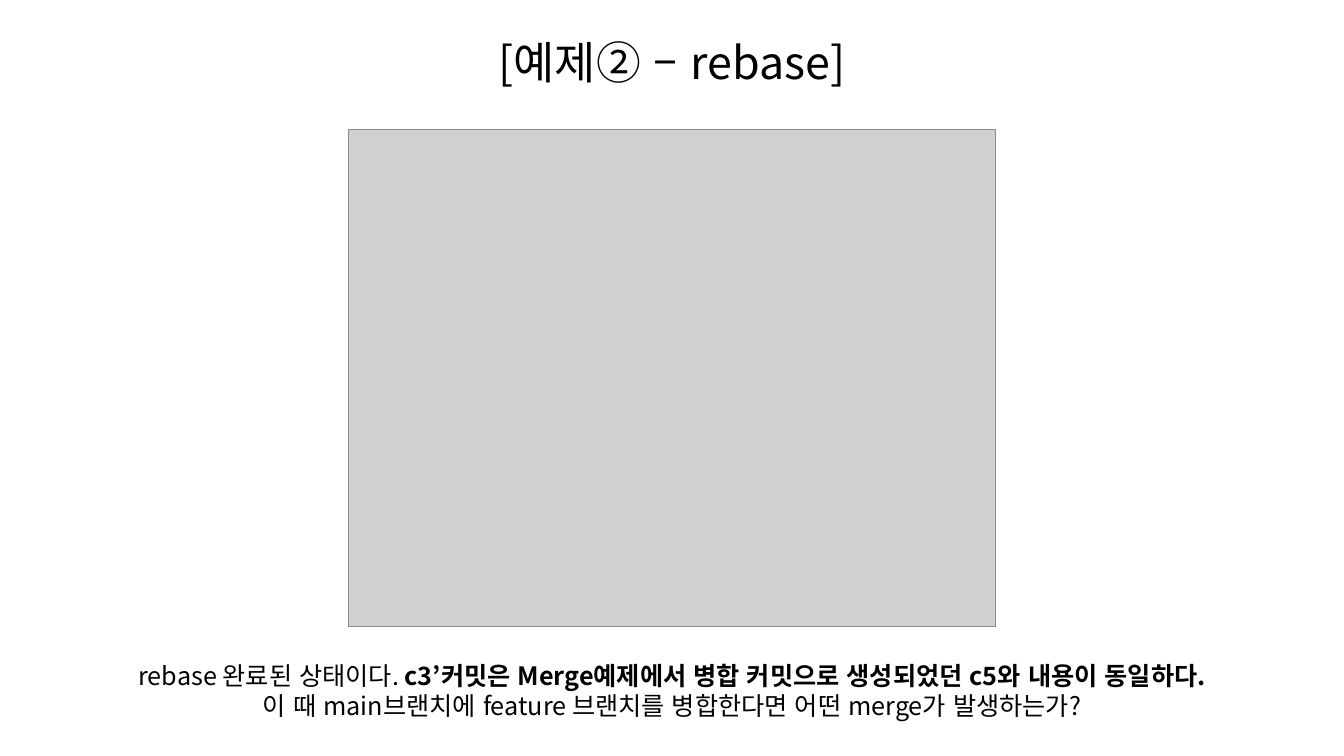
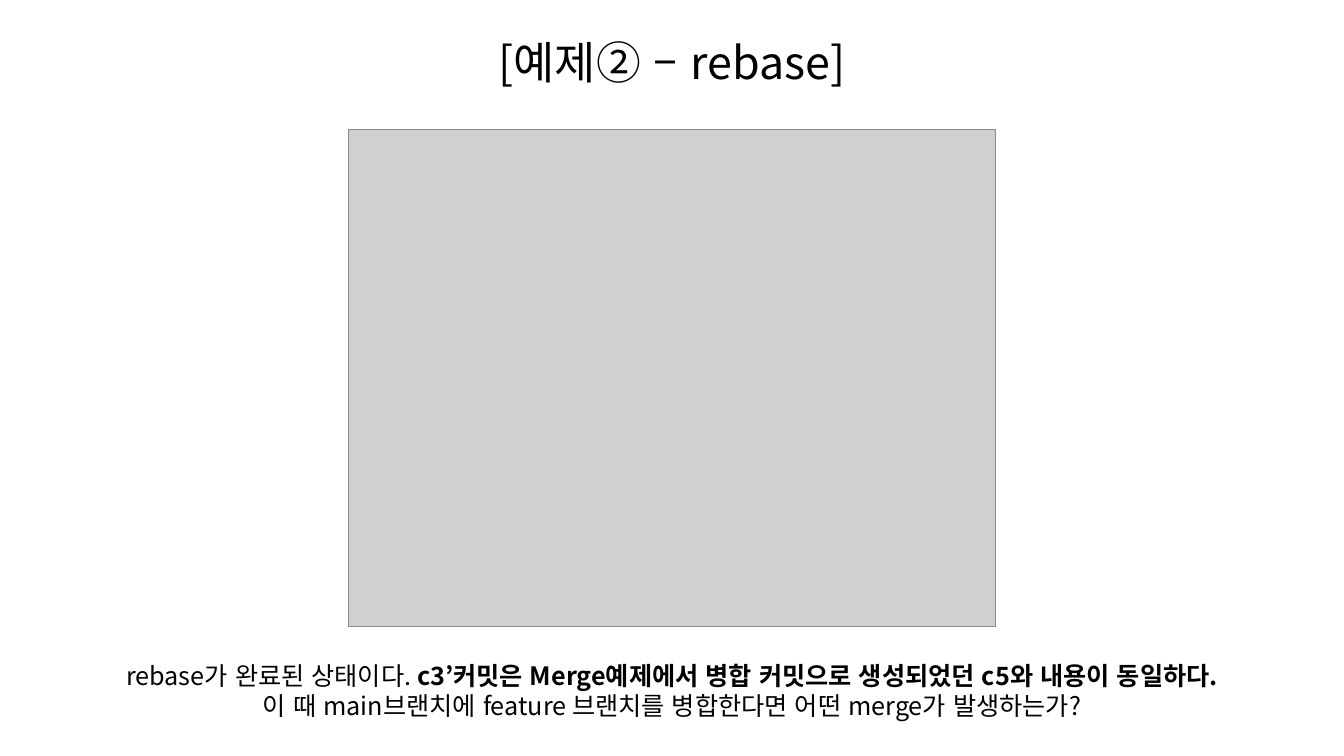
Before and after one commit to SeungHeeNoh/study_well, a slide deck: slide 15 of docs/9. rebase.pptx. Drawn at 1344x756 pixels with LibreOffice and Linux fonts; fonts in the diff are those of the drawing; grey boxes stand for pictures. Boxes give left, top, right and bottom in pixels: in the first picture for what was removed or moved away, otherwise in the second. Text is boxed around its words. In the diff, an @@ line names an element or a change of style, - is before the commit and + after.

Commit message:
study 자료 생성 > 9. rebase 자료 보강

```diff
--- a/docs/9. rebase.pptx
+++ b/docs/9. rebase.pptx
@@ text "rebase가 완료된 상태이다. c3’커밋은 Merge예제에서 ..." moved from (x1=138, y1=663, x2=1206, y2=721) to (x1=126, y1=663, x2=1218, y2=721) @@
@@ text at (x1=126, y1=663, x2=1218, y2=691): text changed @@
-rebase 완료된 상태이다. c3’커밋은 Merge예제에서 병합 커밋으로 생성되었던 c5와 내용이 동일하다.
+rebase가 완료된 상태이다. c3’커밋은 Merge예제에서 병합 커밋으로 생성되었던 c5와 내용이 동일하다.
```
Also in this commit, not shown: 5 other slides changed, 30 slides added.
